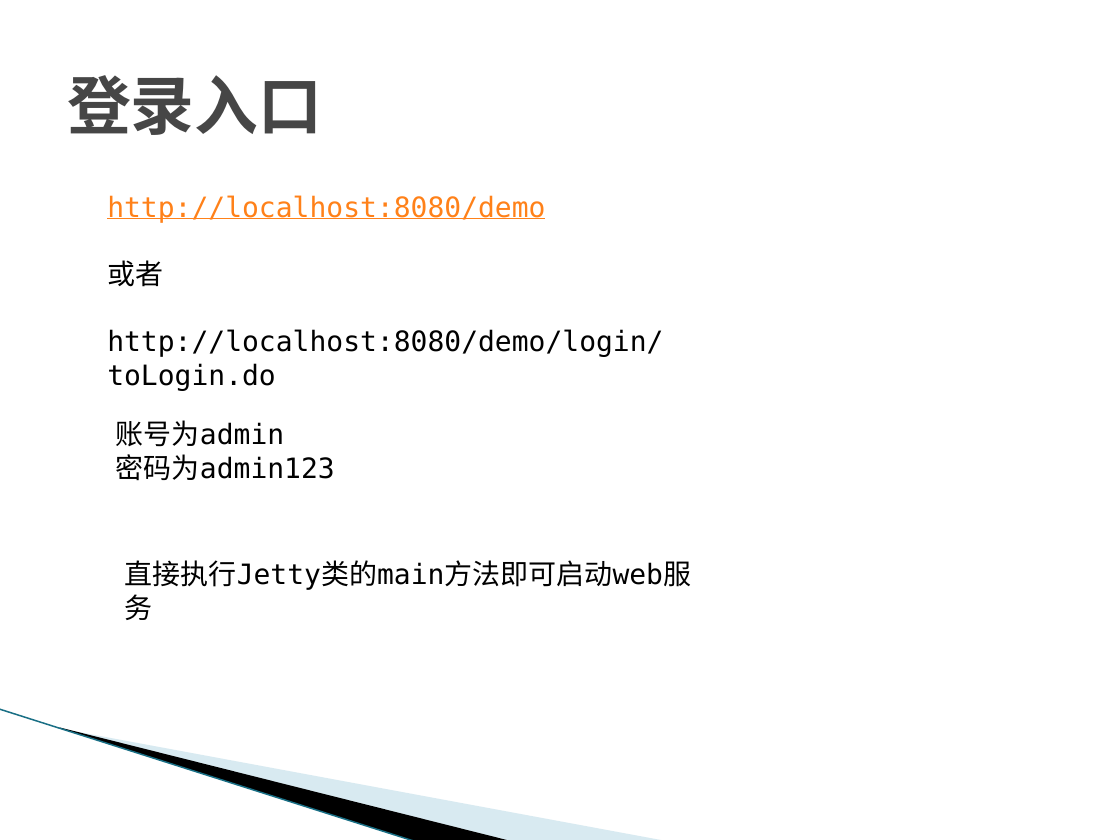
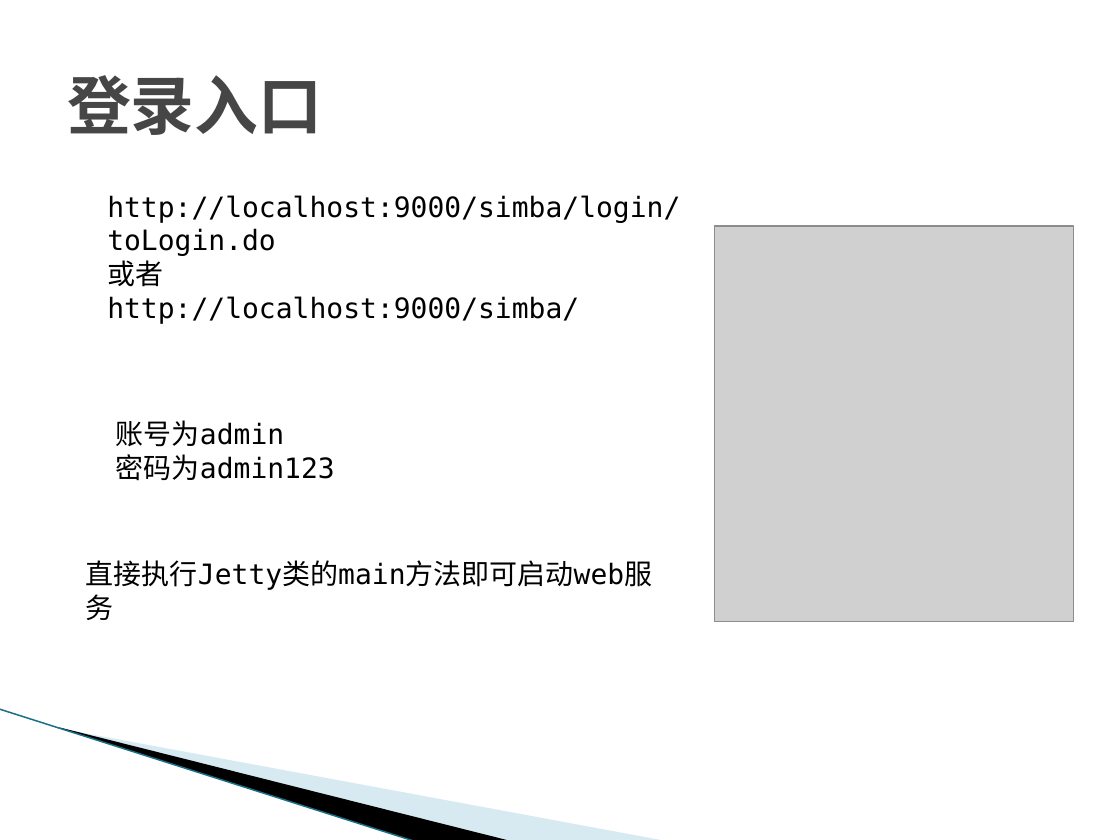
Before and after one commit to nikorliu/simbaRoot, a slide deck: slide 57 of doc/框架使用说明.pptx. Drawn at 1120x840 pixels with LibreOffice and Linux fonts; fonts in the diff are those of the drawing; grey boxes stand for pictures; background and template pictures are left out. Boxes give left, top, right and bottom in pixels: in the first picture for what was removed or moved away, otherwise in the second. Text is boxed around its words. In the diff, an @@ line names an element or a change of style, - is before the commit and + after.

```diff
--- a/doc/框架使用说明.pptx
+++ b/doc/框架使用说明.pptx
@@ text at (107, 195, 680, 256): text changed; text colour #FF8119 to #000000 @@
-http://localhost:8080/demo
+http://localhost:9000/simba/login/toLogin.do
@@ picture added at (715, 226, 1074, 622) @@
@@ text at (107, 296, 579, 324): text changed @@
-http://localhost:8080/demo/login/toLogin.do
+http://localhost:9000/simba/
@@ text "直接执行Jetty类的main方法即可启动web服务": place and size @@
-text "直接执行Jetty类的main方法即可启动web服务" at (125, 560, 691, 590)
+text "直接执行Jetty类的main方法即可启动web服务" at (86, 560, 652, 590)
```
Also in this commit, not shown: 17 other slides changed, 15 slides added, 8 slides removed, 1 other file.
